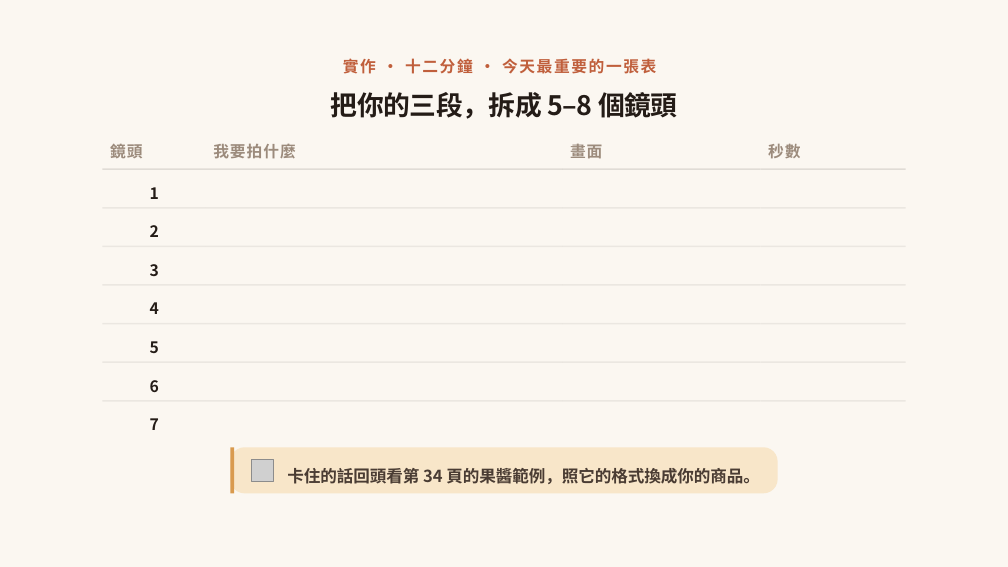
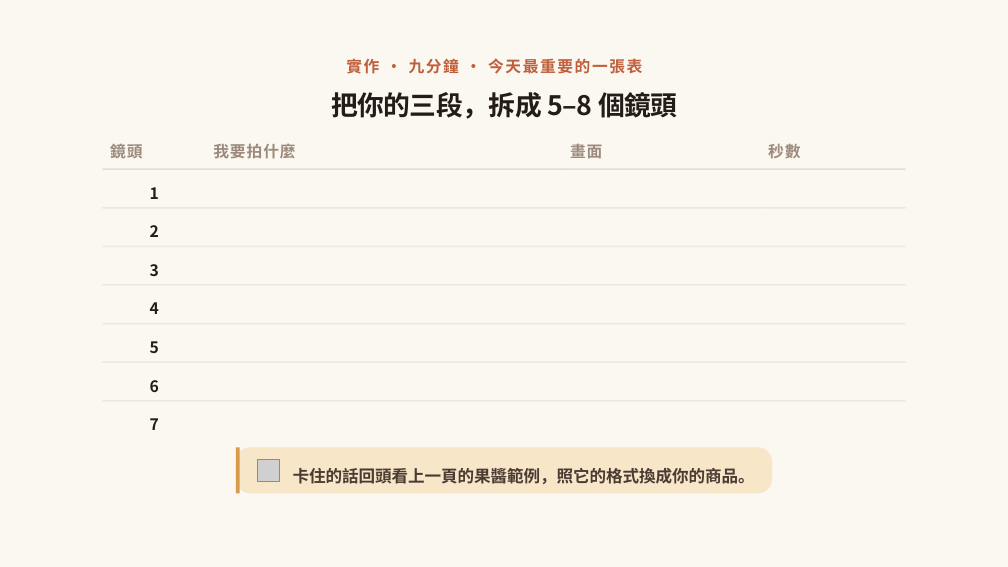
Before and after one commit to ja9705110/gogoeveryday, a slide deck: slide 23 of photo-course-2/手機拍攝商品與影像編修基礎2_商品短影音.pptx (slide 37 before the commit). Drawn at 1008x567 pixels with LibreOffice and Linux fonts; fonts in the diff are those of the drawing; grey boxes stand for pictures; background and template pictures are left out. Boxes give left, top, right and bottom in pixels: in the first picture for what was removed or moved away, otherwise in the second. Text is boxed around its words. In the diff, an @@ line names an element or a change of style, - is before the commit and + after.

```diff
--- a/photo-course-2/手機拍攝商品與影像編修基礎2_商品短影音.pptx
+++ b/photo-course-2/手機拍攝商品與影像編修基礎2_商品短影音.pptx
@@ text at bbox=[346, 58, 642, 74]: text changed @@
-實作 · 十二分鐘 · 今天最重要的一張表
+實作 · 九分鐘 · 今天最重要的一張表
@@ rounded rectangle: place and size @@
-rounded rectangle at bbox=[231, 448, 778, 494]
+rounded rectangle at bbox=[236, 448, 772, 494]
@@ rectangle: place and size @@
-rectangle at bbox=[231, 448, 234, 494]
+rectangle at bbox=[236, 448, 240, 494]
@@ picture: place and size @@
-picture at bbox=[252, 460, 274, 482]
+picture at bbox=[257, 460, 279, 482]
@@ text at bbox=[293, 468, 755, 484]: text changed @@
-卡住的話回頭看第 34 頁的果醬範例，照它的格式換成你的商品。
+卡住的話回頭看上一頁的果醬範例，照它的格式換成你的商品。
```
Also in this commit, not shown: 13 other slides changed, 7 slides added, 11 slides removed, 8 other files.
